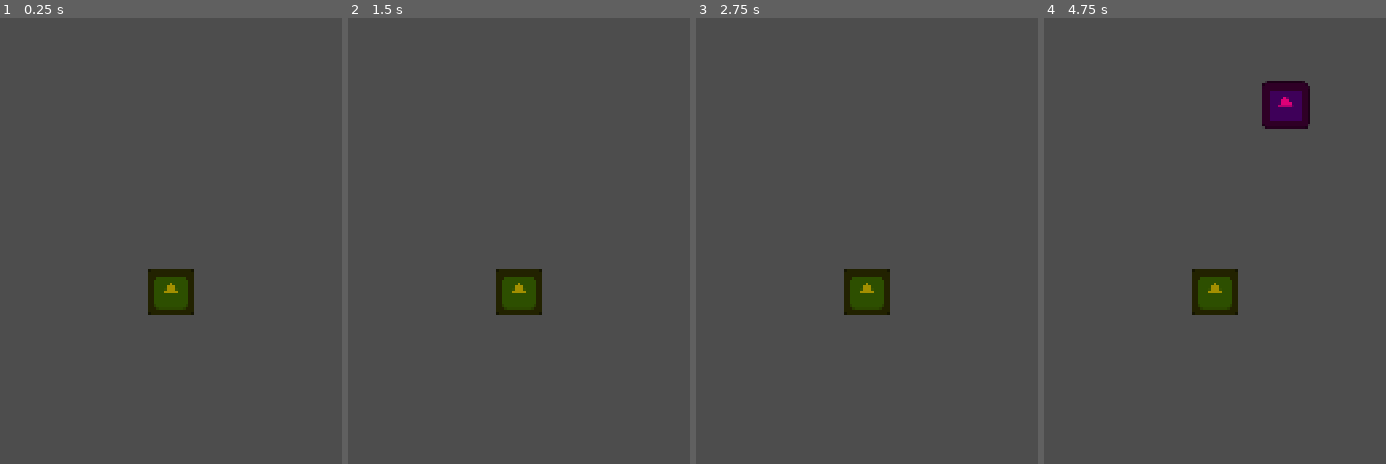
Above: before the commit, frames 1-4 (left to right).
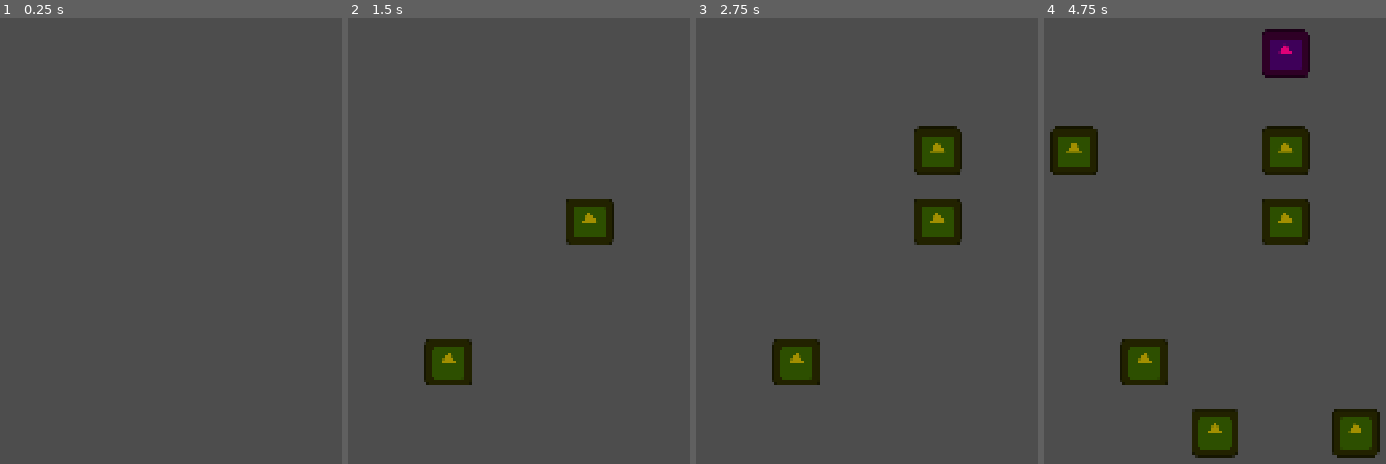
Above: after the commit, the same moments.

Repository: wzh954671682/Game
Game: Godot game, scene res://Scenes/BattleTest.tscn
Same seed, same stepped clock (60 frames per second), same inputs: the game is played once before the commit and once after it. The project has no main scene, so this scene is started directly. The engine's default icon, where the game draws it, is replaced by a stand-in: a white triangle on a blue panel in a dark square.
Inputs (mouse positions are in pixels of both pictures, inside the frame that each line leads up to):
- Up to frame 1 (0.25 s): no input
- Up to frame 2 (1.5 s): tap Enter at 0.5 s; move the mouse to (607, 249) at 0.52 s; click (607, 249) at 0.67 s; tap Space at 1.25 s; drag from (440, 330) to (498, 450) at 1.27 s
- Up to frame 3 (2.75 s): tap Enter at 2 s; move the mouse to (908, 116) at 2.02 s; click (908, 116) at 2.17 s
- Up to frame 4 (4.75 s): tap Space at 2.75 s; drag from (1194, 450) to (1095, 174) at 2.77 s; move the mouse to (1334, 410) at 3.52 s; click (1334, 410) at 3.67 s; drag from (1095, 174) to (1286, 89) at 4.27 s

The runs differ from the first frame. In frame 1, 1.4% of the frame differs, in the area x 43-57%, y 56-67%; in frame 2, 4.3%; in frame 3, 5.8%; in frame 4, 13%, in the area x 1-99%, y 2-99%.

Commit message:
Phase 6 变更

Diff:
--- a/Scenes/Hero.tscn
+++ b/Scenes/Hero.tscn
@@ -12,3 +12,4 @@
 
 [node name="RayCast2D" type="RayCast2D" parent="." unique_id=1782547104]
 target_position = Vector2(0, -200)
+collide_with_areas = true
--- a/Scripts/Entities/Enemy.gd
+++ b/Scripts/Entities/Enemy.gd
@@ -1,13 +1,14 @@
 extends Area2D
 
-## Enemy entity that moves downward each frame. Reaching the viewport
-## bottom triggers wall_hit and self-destructs.
+## Enemy entity that moves downward each frame. Supports pausing
+## via set_paused() so heroes can freeze it during interception.
 
 @export var move_speed: float = 100.0
 @export var max_health: int = 100
 @export var wall_damage: int = 1
 
 var _current_health: int = max_health
+var _is_paused: bool = false
 
 
 func _ready() -> void:
@@ -15,6 +16,9 @@
 
 
 func _physics_process(delta: float) -> void:
+	if _is_paused:
+		return
+
 	global_position.y += move_speed * delta
 
 	if global_position.y > _bottom_boundary():
@@ -22,5 +26,9 @@
 		queue_free()
 
 
+func set_paused(is_paused: bool) -> void:
+	_is_paused = is_paused
+
+
 func _bottom_boundary() -> float:
 	return get_viewport().get_visible_rect().size.y
--- a/Scripts/Entities/Hero.gd
+++ b/Scripts/Entities/Hero.gd
@@ -2,6 +2,7 @@
 
 ## Hero entity placed on the 5x5 grid. Uses a RayCast2D aimed upward to
 ## detect and intercept enemies in the same column at 10 Hz.
+## Call init_hero(data) after instantiation to configure from a template.
 
 @export var max_block_count: int = 1
 var current_blocked_enemies: Array[Node2D] = []
@@ -20,9 +21,15 @@
 	try_intercept()
 
 
+func init_hero(data: Dictionary) -> void:
+	max_block_count = data.get("block_count", 1)
+
+
 func try_intercept() -> void:
 	if current_blocked_enemies.size() >= max_block_count:
 		return
+
+	block_raycast.force_raycast_update()
 
 	if not block_raycast.is_colliding():
 		return
@@ -31,8 +38,13 @@
 	if collider == null or not collider is Node2D:
 		return
 
-	if current_blocked_enemies.has(collider as Node2D):
+	var enemy: Node2D = collider as Node2D
+	if current_blocked_enemies.has(enemy):
 		return
 
-	current_blocked_enemies.append(collider as Node2D)
-	print("英雄成功拦截怪物: ", (collider as Node2D).name)
+	current_blocked_enemies.append(enemy)
+
+	if enemy.has_method("set_paused"):
+		enemy.set_paused(true)
+
+	print("[Intercepted] 英雄拦截怪物: %s (当前拦截数: %d/%d)" % [enemy.name, current_blocked_enemies.size(), max_block_count])
--- a/Scripts/Test/BattleTest.gd
+++ b/Scripts/Test/BattleTest.gd
@@ -1,27 +1,28 @@
 extends Node2D
 
-## Phase 5 —— 视觉验证测试 (Battle Visual Test)
+## Phase 6 —— 交互部署与拦截验证
 ##
-## 依赖: Scenes/Hero.tscn, Scenes/Enemy.tscn (用户已创建)
+## 依赖: Scenes/Hero.tscn, Scenes/Enemy.tscn
 ## 用法: 直接运行 BattleTest.tscn 场景 (F6)
 ##
 ## 功能:
-##   - 校验全部 7 个 Autoload 单例可用性
-##   - 动态创建 Camera2D 并对齐棋盘中心
-##   - 从 Hero.tscn 实例化英雄，部署到网格中心 (2,2)
-##   - 每 3 秒从顶部的随机列实例化 Enemy.tscn，模拟波次进攻
-##   - 监听 wall_hit / enemy_died 全局信号
+##   - 点击 5x5 棋盘任意空格子部署英雄
+##   - 英雄自动检测上方同列敌人并拦截（暂停敌人移动）
+##   - 每 3 秒从顶部随机列生成敌人
+##   - 控制台输出 [Intercepted] 拦截日志
 
 const HERO_SCENE_PATH: String = "res://Scenes/Hero.tscn"
 const ENEMY_SCENE_PATH: String = "res://Scenes/Enemy.tscn"
-const GRID_CENTER: Vector2i = Vector2i(2, 2)
+const HERO_DATA_PATH: String = "res://Data/heroes_progression.json"
 const SPAWN_INTERVAL_SEC: float = 3.0
 const SPAWN_OFFSET_ABOVE_SCREEN: float = -300.0
 
-var _hero: Node2D = null
 var _camera: Camera2D = null
 var _spawn_timer: Timer = null
 var _enemy_count: int = 0
+var _hero_scene: PackedScene = null
+var _hero_template: Dictionary = {}
+var _placed_heroes: Dictionary = {}  # Vector2i → Node2D
 
 
 # ============================================================
@@ -32,16 +33,18 @@
 	_print_header()
 	_validate_all_autoloads()
 	_setup_camera()
-	_spawn_hero()
+	_load_hero_scene()
+	_load_hero_template()
+	_setup_input()
 	_connect_signals()
 	_start_enemy_wave()
 	_activate_deck_manager()
 
-	print("[BattleTest] 初始化完毕 —— 英雄已就位, 等待敌人波次...")
-
-
-# ============================================================
-# Autoload 可用性校验
+	print("[BattleTest] 初始化完毕 —— 点击棋盘空格子部署英雄")
+
+
+# ============================================================
+# Autoload 校验
 # ============================================================
 
 func _validate_all_autoloads() -> void:
@@ -67,14 +70,13 @@
 
 
 # ============================================================
-# Camera2D —— 动态创建并对齐棋盘中心
+# Camera2D
 # ============================================================
 
 func _setup_camera() -> void:
 	_camera = Camera2D.new()
 	_camera.name = "BattleCamera"
 	_camera.enabled = true
-	# 默认 ANCHOR_MODE_DRAG_CENTER: camera.global_position 即为画面显示中心
 	var center: Vector2 = GridManager.get_grid_center()
 	_camera.global_position = center
 	add_child(_camera)
@@ -84,29 +86,92 @@
 
 
 # ============================================================
-# 英雄实例化 (从 Hero.tscn)
-# ============================================================
-
-func _spawn_hero() -> void:
-	var hero_scene: PackedScene = load(HERO_SCENE_PATH)
-	if hero_scene == null:
+# 资源预加载
+# ============================================================
+
+func _load_hero_scene() -> void:
+	_hero_scene = load(HERO_SCENE_PATH)
+	if _hero_scene == null:
 		push_error("[BattleTest] 无法加载 Hero.tscn: " + HERO_SCENE_PATH)
-		return
-
-	_hero = hero_scene.instantiate()
-	_hero.name = "BattleTestHero"
-
-	var screen_pos: Vector2 = GridManager.get_screen_pos(GRID_CENTER)
-	_hero.global_position = screen_pos
-
-	add_child(_hero)
-	BattleManager.register_entity(_hero, GRID_CENTER)
-
-	print("[BattleTest] 英雄已部署: 逻辑格子 %s | 屏幕坐标 (%.0f, %.0f)" % [GRID_CENTER, screen_pos.x, screen_pos.y])
-
-
-# ============================================================
-# 全局信号连接
+
+
+func _load_hero_template() -> void:
+	var raw: Dictionary = DataManager.load_json(HERO_DATA_PATH)
+	if raw.is_empty():
+		push_error("[BattleTest] heroes_progression.json 加载失败")
+		return
+
+	var templates: Array = raw.get("hero_base_templates", [])
+	if templates.is_empty():
+		push_error("[BattleTest] hero_base_templates 为空")
+		return
+
+	_hero_template = templates[0] as Dictionary
+	print("[BattleTest] 英雄模板加载: %s (block_count=%d)" % [
+		_hero_template.get("hero_id", "???"),
+		_hero_template.get("block_count", 1),
+	])
+
+
+# ============================================================
+# 输入配置
+# ============================================================
+
+func _setup_input() -> void:
+	set_process_unhandled_input(true)
+
+
+# ============================================================
+# 点击部署英雄
+# ============================================================
+
+func _unhandled_input(event: InputEvent) -> void:
+	if _hero_scene == null:
+		return
+
+	if not (event is InputEventMouseButton):
+		return
+	if not event.pressed:
+		return
+	if event.button_index != MOUSE_BUTTON_LEFT:
+		return
+
+	var world_pos: Vector2 = get_global_mouse_position()
+
+	# 校验点击在视口范围内
+	var vp_rect: Rect2 = get_viewport().get_visible_rect()
+	if not vp_rect.has_point(world_pos):
+		return
+
+	var grid_pos: Vector2i = GridManager.get_logic_pos(world_pos)
+
+	# 该格子已有英雄
+	if _placed_heroes.has(grid_pos):
+		print("[BattleTest] 格子 %s 已存在英雄，忽略点击" % grid_pos)
+		return
+
+	_deploy_hero(grid_pos)
+
+
+func _deploy_hero(grid_pos: Vector2i) -> void:
+	var hero: Node2D = _hero_scene.instantiate()
+	hero.name = "Hero_%d_%d" % [grid_pos.x, grid_pos.y]
+	hero.global_position = GridManager.get_screen_pos(grid_pos)
+
+	if _hero_template.has("block_count"):
+		hero.init_hero(_hero_template)
+
+	add_child(hero)
+	BattleManager.register_entity(hero, grid_pos)
+	_placed_heroes[grid_pos] = hero
+
+	print("[BattleTest] 英雄部署于格子 %s | screen=(%.0f, %.0f)" % [
+		grid_pos, hero.global_position.x, hero.global_position.y,
+	])
+
+
+# ============================================================
+# 全局信号
 # ============================================================
 
 func _connect_signals() -> void:
@@ -117,7 +182,7 @@
 
 
 # ============================================================
-# 敌人波次计时器
+# 敌人波次
 # ============================================================
 
 func _start_enemy_wave() -> void:
@@ -136,17 +201,12 @@
 	_spawn_enemy()
 
 
-# ============================================================
-# 敌人实例化 (从 Enemy.tscn)
-# ============================================================
-
 func _spawn_enemy() -> void:
 	var enemy_scene: PackedScene = load(ENEMY_SCENE_PATH)
 	if enemy_scene == null:
 		push_error("[BattleTest] 无法加载 Enemy.tscn: " + ENEMY_SCENE_PATH)
 		return
 
-	# 随机列 (0-4)，Y 在屏幕顶部上方
 	var col: int = randi_range(0, 4)
 	var spawn_logic: Vector2i = Vector2i(col, 0)
 	var screen_pos: Vector2 = GridManager.get_screen_pos(spawn_logic)
@@ -155,20 +215,18 @@
 	var enemy: Area2D = enemy_scene.instantiate()
 	_enemy_count += 1
 	enemy.name = "Enemy_%03d" % _enemy_count
-
-	# 略微随机化速度，让视觉上不单调
 	enemy.set("move_speed", 90.0 + randf_range(-20.0, 40.0))
 	enemy.global_position = screen_pos
 
 	add_child(enemy)
 
-	print("[BattleTest] 敌人生成 #%d | 列=%d | pos=(%.0f, %.0f) | speed=%.1f" % [
-		_enemy_count, col, screen_pos.x, screen_pos.y, enemy.get("move_speed")
+	print("[BattleTest] 敌人生成 #%d | 列=%d | pos=(%.0f, %.0f)" % [
+		_enemy_count, col, screen_pos.x, screen_pos.y,
 	])
 
 
 # ============================================================
-# DeckManager 激活
+# DeckManager
 # ============================================================
 
 func _activate_deck_manager() -> void:
@@ -177,7 +235,7 @@
 
 
 # ============================================================
-# 全局信号回调
+# 信号回调
 # ============================================================
 
 func _on_wall_hit(damage: int) -> void:
@@ -189,12 +247,12 @@
 
 
 # ============================================================
-# 辅助输出
+# 辅助
 # ============================================================
 
 func _print_header() -> void:
 	print("=")
-	print("  Phase 5 — BattleTest 视觉验证")
-	print("  1 英雄(中心) + 每 %.1fs 随机列生成敌人" % SPAWN_INTERVAL_SEC)
+	print("  Phase 6 — 交互部署与拦截验证")
+	print("  点击棋盘空格子部署英雄 | 每 %.1fs 随机列生成敌人" % SPAWN_INTERVAL_SEC)
 	print("  分辨率: 1080x2160 | stretch=canvas_items/expand")
 	print("=")
